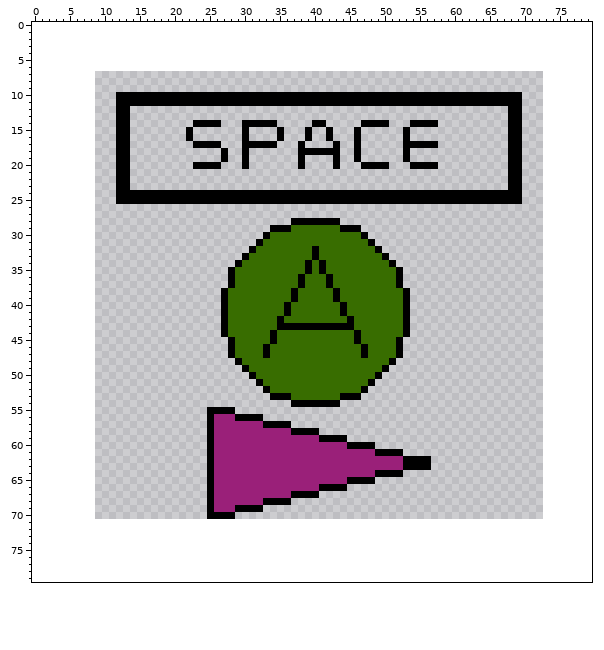
One commit to this pixel-art file: Assets/Raw/Sprites/Interface/FrameSkip.aseprite. That is the earlier state.
64x64 pixels, 1 frame. The old version is drawn lined up with the new one, on the new canvas.
The result:
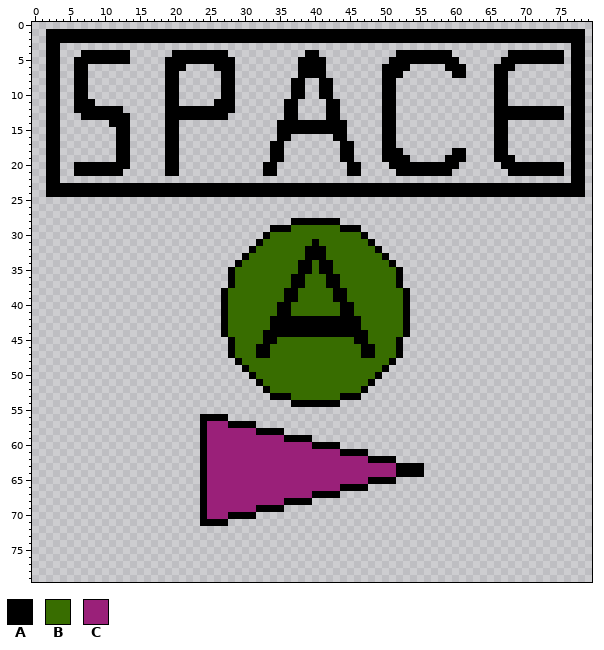
Palette (. is transparent): A #000000  B #386d00  C #9a2079
Edits made:
canvas 64x64 -> 80x80, the old top-left corner now at 9,7
y 1..2: x 2..78 ............................................................................. -> AAAAAAAAAAAAAAAAAAAAAAAAAAAAAAAAAAAAAAAAAAAAAAAAAAAAAAAAAAAAAAAAAAAAAAAAAAAAA
y 3: x 2..3 .. -> AA; x 77..78 .. -> AA
y 4: x 2..3 .. -> AA; x 7..13 ....... -> AAAAAAA; x 20..27 ........ -> AAAAAAAA; x 39..40 .. -> AA; x 52..59 ........ -> AAAAAAAA; x 68..75 ........ -> AAAAAAAA; x 77..78 .. -> AA
y 5: x 2..3 .. -> AA; x 6..13 ........ -> AAAAAAAA; x 19..28 .......... -> AAAAAAAAAA; x 38..41 .... -> AAAA; x 51..60 .......... -> AAAAAAAAAA; x 67..75 ......... -> AAAAAAAAA; x 77..78 .. -> AA
y 6: x 2..3 .. -> AA; x 6..7 .. -> AA; x 19..21 ... -> AAA; x 26..28 ... -> AAA; x 38..41 .... -> AAAA; x 50..53 .... -> AAAA; x 59..61 ... -> AAA; x 66..68 ... -> AAA; x 77..78 .. -> AA
y 7: x 2..3 .. -> AA; x 6..7 .. -> AA; x 19..20 .. -> AA; x 27..28 .. -> AA; x 38..41 .... -> AAAA; x 50..52 ... -> AAA; x 60..61 .. -> AA; x 66..67 .. -> AA; x 77..78 .. -> AA
y 8..9: x 2..3 .. -> AA; x 6..7 .. -> AA; x 19..20 .. -> AA; x 27..28 .. -> AA; x 37..38 .. -> AA; x 41..42 .. -> AA; x 50..51 .. -> AA; x 66..67 .. -> AA; x 77..78 .. -> AA
y 10: x 2..3 .. -> AA; x 6..7 .. -> AA; x 12..18 AAAAAAA -> .......; x 21..26 AAAAAA -> ......; x 29..36 AAAAAAAA -> ........; x 39..40 AA -> ..; x 43..49 AAAAAAA -> .......; x 52..65 AAAAAAAAAAAAAA -> ..............; x 68..69 AA -> ..; x 77..78 .. -> AA
y 11: x 2..3 .. -> AA; x 6..8 ... -> AAA; x 12..18 AAAAAAA -> .......; x 21..25 AAAAA -> .....; x 29..35 AAAAAAA -> .......; x 38..41 AAAA -> ....; x 44..49 AAAAAA -> ......; x 52..65 AAAAAAAAAAAAAA -> ..............; x 68..69 AA -> ..; x 77..78 .. -> AA
y 12: x 2..3 .. -> AA; x 6..11 ...... -> AAAAAA; x 13 A -> .; x 19..28 .......... -> AAAAAAAAAA; x 36..37 .. -> AA; x 42..43 .. -> AA; x 50..51 .. -> AA; x 66..67 .. -> AA; x 70..75 ...... -> AAAAAA; x 77..78 .. -> AA
y 13: x 2..3 .. -> AA; x 7..11 ..... -> AAAAA; x 19..27 ......... -> AAAAAAAAA; x 36..37 .. -> AA; x 42..43 .. -> AA; x 50..51 .. -> AA; x 66..67 .. -> AA; x 70..75 ...... -> AAAAAA; x 77..78 .. -> AA
y 14: x 2..3 .. -> AA; x 11 . -> A; x 19..20 .. -> AA; x 23..26 AAAA -> ....; x 30..39 AAAAA..... -> .....AAAAA; x 42..44 ... -> AAA; x 47..49 AAA -> ...; x 51 . -> A; x 54..57 AAAA -> ....; x 66..69 ..AA -> AA..; x 77..78 .. -> AA
y 15: x 2..3 .. -> AA; x 19..20 .. -> AA; x 22 A -> .; x 30 A -> .; x 36..38 ... -> AAA; x 40..41 .. -> AA; x 43..44 .. -> AA; x 46 A -> .; x 50..51 .. -> AA; x 53 A -> .; x 66..69 ..AA -> AA..; x 77..78 .. -> AA
y 16: x 2..3 .. -> AA; x 19..20 .. -> AA; x 22 A -> .; x 30 A -> .; x 36 . -> A; x 39 A -> .; x 42..44 A.. -> .AA; x 46 A -> .; x 50..51 .. -> AA; x 53 A -> .; x 66..69 ..AA -> AA..; x 77..78 .. -> AA
y 17: x 2..3 .. -> AA; x 19..20 .. -> AA; x 23..26 AAAA -> ....; x 30..33 AAAA -> ....; x 35 . -> A; x 38 A -> .; x 43..46 A..A -> .AA.; x 50..51 .. -> AA; x 53..57 AAAAA -> .....; x 66..69 ..AA -> AA..; x 77..78 .. -> AA
y 18: x 2..3 .. -> AA; x 19..20 .. -> AA; x 27 A -> .; x 30 A -> .; x 34..35 .. -> AA; x 38..46 AAAAAA..A -> ......AA.; x 50..53 ...A -> AAA.; x 60..61 .. -> AA; x 66..69 ..AA -> AA..; x 77..78 .. -> AA
y 19: x 2..3 .. -> AA; x 19..20 .. -> AA; x 27 A -> .; x 30 A -> .; x 34..35 .. -> AA; x 38 A -> .; x 43..46 A..A -> .AA.; x 50..52 ... -> AAA; x 59..61 ... -> AAA; x 66..67 .. -> AA; x 69 A -> .; x 77..78 .. -> AA
y 20: x 2..3 .. -> AA; x 6..11 ...... -> AAAAAA; x 19..20 .. -> AA; x 23..26 AAAA -> ....; x 30 A -> .; x 33..34 .. -> AA; x 38 A -> .; x 43 A -> .; x 45..53 ..AAAA... -> AA....AAA; x 58..60 ... -> AAA; x 67 . -> A; x 70..75 ...... -> AAAAAA; x 77..78 .. -> AA
y 21: x 2..3 .. -> AA; x 6..11 ...... -> AAAAAA; x 13 A -> .; x 19..20 .. -> AA; x 33..34 .. -> AA; x 45..46 .. -> AA; x 52..59 ........ -> AAAAAAAA; x 70..75 ...... -> AAAAAA; x 77..78 .. -> AA
y 22: x 2..3 .. -> AA; x 12..13 AA -> ..; x 68..69 AA -> ..; x 77..78 .. -> AA
y 23: x 2..11 .......... -> AAAAAAAAAA; x 14..67 ...................................................... -> AAAAAAAAAAAAAAAAAAAAAAAAAAAAAAAAAAAAAAAAAAAAAAAAAAAAAA; x 70..78 ......... -> AAAAAAAAA
y 24: x 2..11 .......... -> AAAAAAAAAA; x 70..78 ......... -> AAAAAAAAA
y 25: x 12..69 AAAAAAAAAAAAAAAAAAAAAAAAAAAAAAAAAAAAAAAAAAAAAAAAAAAAAAAAAA -> ..........................................................
y 31: x 40 B -> A
y 32..33: x 39 B -> A; x 41 B -> A
y 34..35: x 38 B -> A; x 42 B -> A
y 36..37: x 37 B -> A; x 43 B -> A
y 38..39: x 36 B -> A; x 44 B -> A
y 40..41: x 35 B -> A; x 45 B -> A
y 42: x 34 B -> A; x 36..44 BBBBBBBBB -> AAAAAAAAA; x 46 B -> A
y 43: x 34 B -> A; x 46 B -> A
y 44: x 33 B -> A; x 35..45 BBBBBBBBBBB -> AAAAAAAAAAA; x 47 B -> A
y 45: x 33 B -> A; x 47 B -> A
y 46..47: x 32 B -> A; x 48 B -> A
y 55: x 25..28 AAAA -> ....
y 56: x 24 . -> A; x 26..32 CCCAAAA -> AA.....
y 57: x 24..25 .A -> AC; x 28..36 CCCCCAAAA -> AAAA.....
y 58: x 24..25 .A -> AC; x 32..40 CCCCCAAAA -> AAAA.....
y 59: x 24..25 .A -> AC; x 36..44 CCCCCAAAA -> AAAA.....
y 60: x 24..25 .A -> AC; x 40..48 CCCCCAAAA -> AAAA.....
y 61: x 24..25 .A -> AC; x 44..52 CCCCCAAAA -> AAAA.....
y 62: x 24..25 .A -> AC; x 48..56 CCCCCAAAA -> AAAA.....
y 63: x 24..25 .A -> AC; x 52 C -> A; x 56 A -> .
y 64: x 24..25 .A -> AC; x 49..51 AAA -> CCC; x 53..55 ... -> AAA
y 65: x 24..25 .A -> AC; x 45..47 AAA -> CCC; x 49..51 ... -> AAA
y 66: x 24..25 .A -> AC; x 41..43 AAA -> CCC; x 45..47 ... -> AAA
y 67: x 24..25 .A -> AC; x 37..39 AAA -> CCC; x 41..43 ... -> AAA
y 68: x 24..25 .A -> AC; x 33..35 AAA -> CCC; x 37..39 ... -> AAA
y 69: x 24..25 .A -> AC; x 29..31 AAA -> CCC; x 33..35 ... -> AAA
y 70: x 24..27 .AAA -> ACCC; x 29..31 ... -> AAA
y 71: x 24..27 .... -> AAAA
